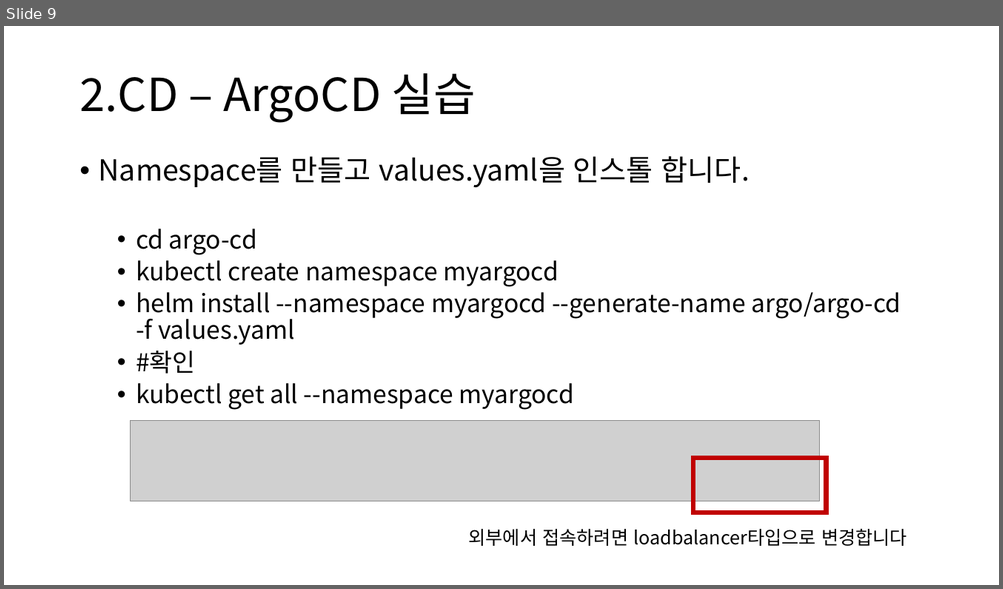
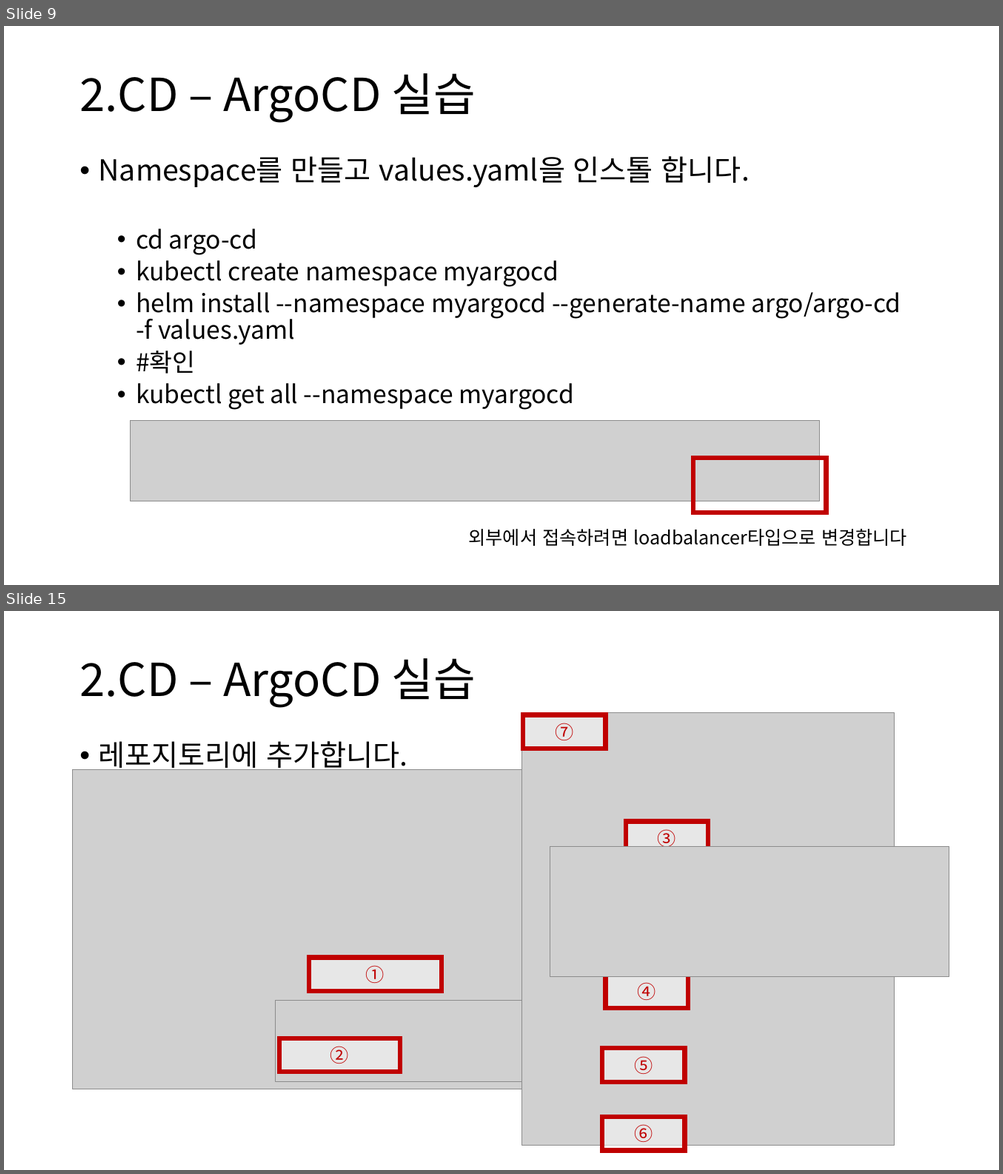
Before and after one commit to truthsj/ds4th_study, a slide deck: source/도커심화_한권으로_배우는_도커_&_쿠버네티스/ch11_깃허브 액션과 ArgoCD를 활용한 CICD.pptx. Shown one above the other, each under a label of ours: slide 9 before the commit, slides 9 and 15 after it; the slides between them are not shown. The pictures are 1003x589 and 1003x1174 pixels, drawn with LibreOffice and Linux fonts; fonts in the diff are those of the drawing; grey boxes stand for pictures. Boxes give left, top, right and bottom in pixels: in the first picture for what was removed or moved away, otherwise in the second. Text is boxed around its words. In the diff, an @@ line names an element or a change of style, - is before the commit and + after.

```diff
--- a/source/도커심화_한권으로_배우는_도커_&_쿠버네티스/ch11_깃허브 액션과 ArgoCD를 활용한 CICD.pptx
+++ b/source/도커심화_한권으로_배우는_도커_&_쿠버네티스/ch11_깃허브 액션과 ArgoCD를 활용한 CICD.pptx
@@ slide 15 added at [4, 611, 999, 1170], background #FFFFFF @@
@@ title added at [79, 658, 475, 708], 44 pt, text #000000 @@
+2.CD – ArgoCD 실습
@@ picture added at [522, 712, 894, 1145] @@
@@ rectangle added at [523, 715, 606, 749], fill #FFFFFF at 50% opacity, outline #C00000 4.5 pt, 18 pt, text #C00000 @@
+⑦
@@ text added at [99, 741, 408, 774], 28 pt, text #000000 @@
+• 레포지토리에 추가합니다.
@@ picture added at [73, 770, 678, 1089] @@
@@ rectangle added at [626, 821, 708, 855], fill #FFFFFF at 50% opacity, outline #C00000 4.5 pt, 18 pt, text #C00000 @@
+③
@@ picture added at [550, 847, 948, 977] @@
@@ rectangle added at [308, 958, 441, 991], fill #FFFFFF at 50% opacity, outline #C00000 4.5 pt, 18 pt, text #C00000 @@
+①
@@ rectangle added at [606, 975, 688, 1008], fill #FFFFFF at 50% opacity, outline #C00000 4.5 pt, 18 pt, text #C00000 @@
+④
@@ picture added at [276, 1000, 522, 1082] @@
@@ rectangle added at [279, 1039, 400, 1072], fill #FFFFFF at 50% opacity, outline #C00000 4.5 pt, 18 pt, text #C00000 @@
+②
@@ rectangle added at [603, 1048, 686, 1082], fill #FFFFFF at 50% opacity, outline #C00000 4.5 pt, 18 pt, text #C00000 @@
+⑤
@@ rectangle added at [603, 1117, 686, 1150], fill #FFFFFF at 50% opacity, outline #C00000 4.5 pt, 18 pt, text #C00000 @@
+⑥
```
Also in this commit, not shown: 1 slide changed, 11 other slides added.
